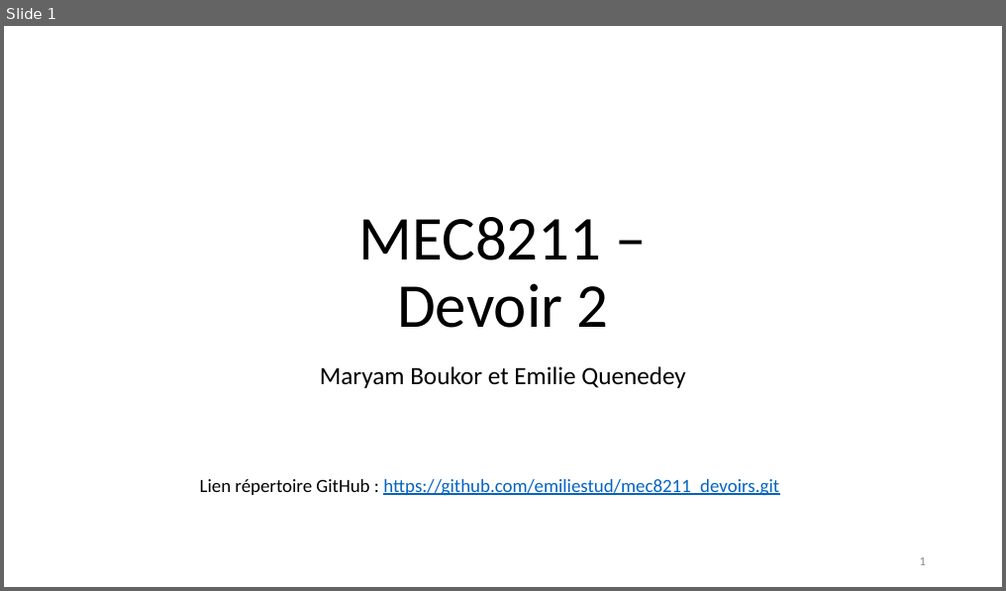
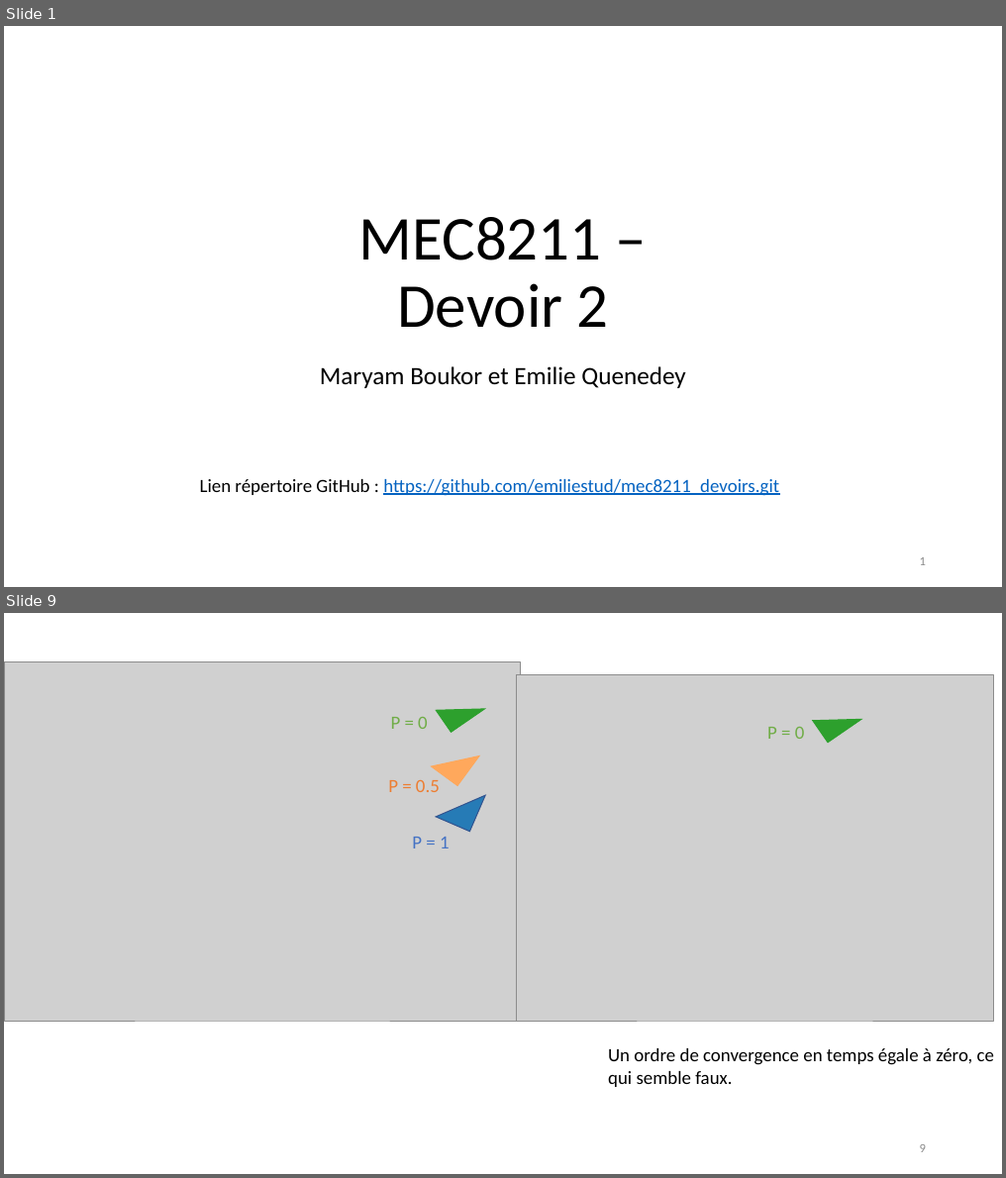
Before and after one commit to emiliestud/mec8211_devoirs, a slide deck: devoir2_presentation.pptx. Shown one above the other, each under a label of ours: slide 1 before the commit, slides 1 and 9 after it; the slides between them are not shown. The pictures are 1006x591 and 1006x1178 pixels, drawn with LibreOffice and Linux fonts; fonts in the diff are those of the drawing; grey boxes stand for pictures. Boxes give left, top, right and bottom in pixels: in the first picture for what was removed or moved away, otherwise in the second. Text is boxed around its words. In the diff, an @@ line names an element or a change of style, - is before the commit and + after.

```diff
--- a/devoir2_presentation.pptx
+++ b/devoir2_presentation.pptx
@@ slide 9 added at (x1=4, y1=613, x2=1002, y2=1174), background #FFFFFF @@
@@ picture added at (x1=516, y1=674, x2=993, y2=1021) @@
@@ right triangle added at (x1=813, y1=697, x2=862, y2=742), fill #2DA02D, outline #2DA02D 1 pt @@
@@ group added at (x1=4, y1=663, x2=521, y2=1021): 3 right triangles, 3 texts, 1 picture @@
+P = 1
+P = 0.5
+P = 0
@@ text added at (x1=767, y1=727, x2=805, y2=739), 18 pt, text #70AD47 @@
+P = 0
@@ text added at (x1=608, y1=1049, x2=994, y2=1087), 18 pt, text #000000 @@
+Un ordre de convergence en temps égale à zéro, ce qui semble faux.
@@ page number added at (x1=920, y1=1145, x2=926, y2=1153), 12 pt, text #8C8C8C @@
+9
```
Also in this commit, not shown: 1 slide changed, 7 other slides added, 3 slides removed.
